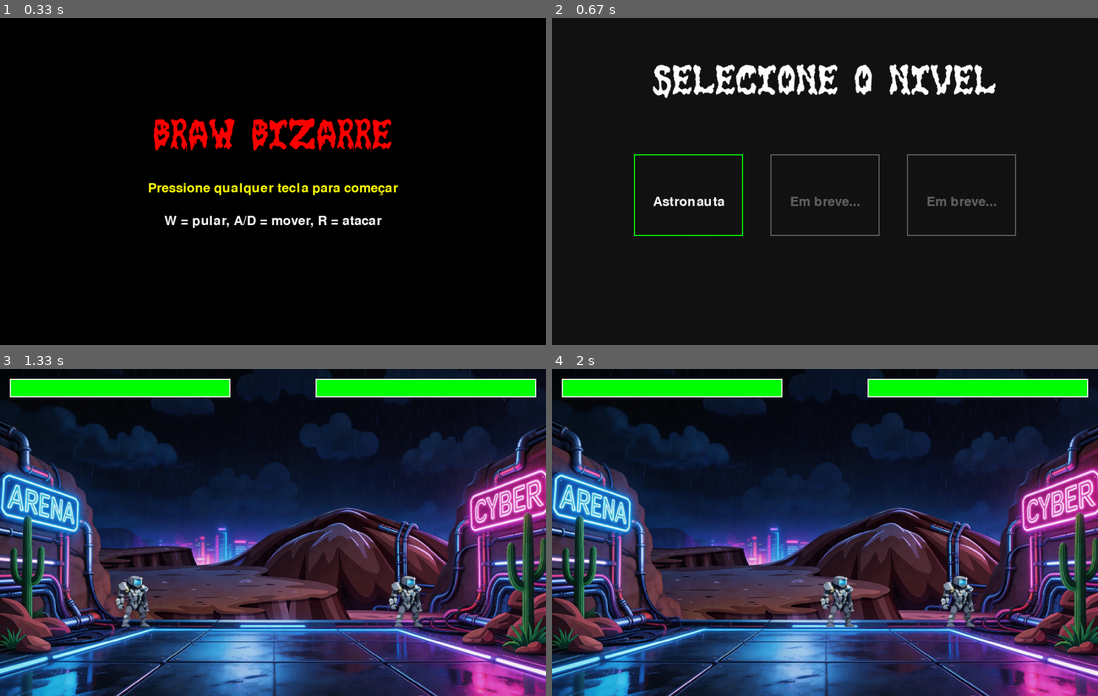
Above: before the commit, frames 1-4 (two rows, left to right).
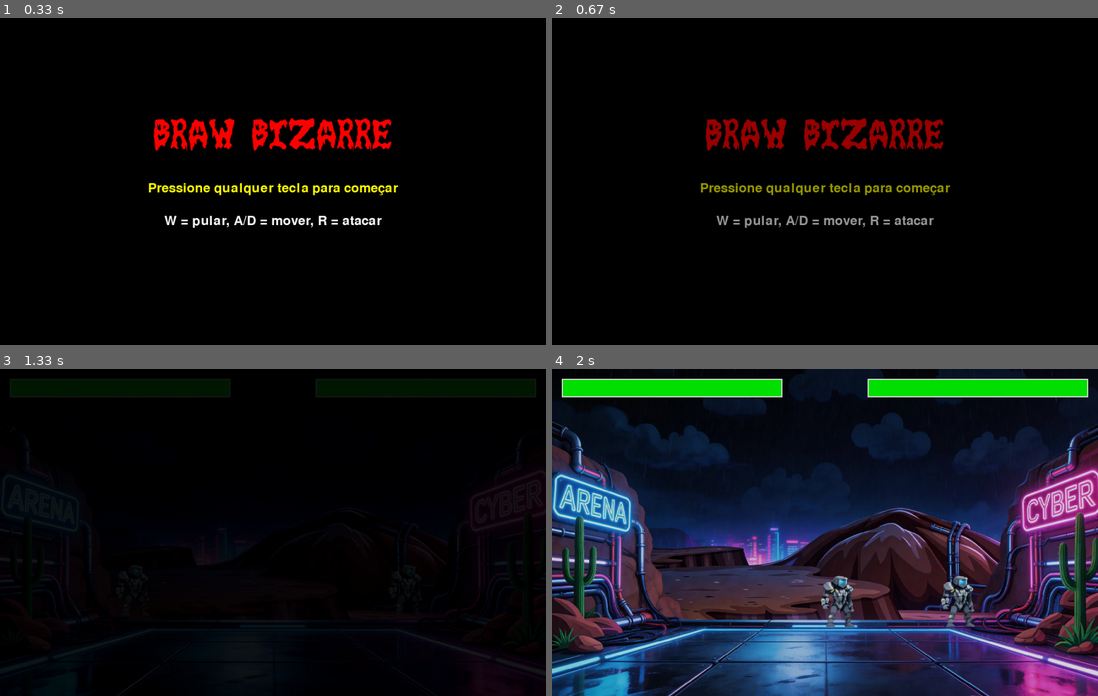
Above: after the commit, the same moments.

Repository: nino-do-git/pygame-dp-ideia-dois
Game: pygame game, started from main.py
Two runs of this game, one before a commit and one after it. Both use one fixed random seed, a clock stepped at 60 frames per second and the inputs below.
Inputs (mouse positions are in pixels of both pictures, inside the frame that each line leads up to):
- Up to frame 1 (0.33 s): no input
- Up to frame 2 (0.67 s): hold D from 0.33 s (still down)
- Up to frame 3 (1.33 s): release D at 0.8 s; click (136, 545) at 1.22 s, where only the run after the commit has a clickable "1"
- Up to frame 4 (2 s): hold D 1.5-1.97 s; move the mouse to (825, 552) at 1.53 s

Frame 1 is identical in both runs. In frame 2, 7.6% of the frame differs, in the area x 15-85%, y 14-67%; in frame 3, 87%, in the area x 0-100%, y 0-100%; in frame 4, 11%.

Commit message:
niveis e formato de funcionamento de menus

Diff:
--- a/main.py
+++ b/main.py
@@ -15,11 +15,12 @@
 YELLOW = (255, 255, 0)
 WHITE = (255, 255, 255)
 GREEN = (0, 255, 0)
-GRAY = (100, 100, 100)
+GRAY = (50, 50, 50)
 
 bg_image = pygame.image.load("assets/images/Background_deserto.jpg").convert_alpha()
 menu_font = pygame.font.Font("assets/fonts/gorefont.ttf", 64)
 menu_subfont = pygame.font.SysFont(None, 36)
+level_font = pygame.font.Font("assets/fonts/gorefont.ttf", 100)
 
 game_started = False
 level_selection = False
@@ -27,6 +28,13 @@
 level1_rect = pygame.Rect(150, 250, 200, 150)
 level2_rect = pygame.Rect(400, 250, 200, 150)
 level3_rect = pygame.Rect(650, 250, 200, 150)
+
+fade_surface = pygame.Surface((SCREEN_WIDTH, SCREEN_HEIGHT))
+fade_surface.fill((0, 0, 0))
+fade_alpha = 0
+fade_speed = 5
+is_fading = False
+next_state = None
 
 def draw_bg():
     scaled_bg = pygame.transform.scale(bg_image, (SCREEN_WIDTH, SCREEN_HEIGHT))
@@ -43,27 +51,23 @@
     title = menu_font.render("Braw Bizarre", True, RED)
     prompt = menu_subfont.render("Pressione qualquer tecla para começar", True, YELLOW)
     instructions = menu_subfont.render("W = pular, A/D = mover, R = atacar", True, WHITE)
-
     screen.blit(title, ((SCREEN_WIDTH - title.get_width()) // 2, 180))
     screen.blit(prompt, ((SCREEN_WIDTH - prompt.get_width()) // 2, 300))
     screen.blit(instructions, ((SCREEN_WIDTH - instructions.get_width()) // 2, 360))
 
 def draw_level_select():
     screen.fill((20, 20, 20))
-    title = menu_font.render("Selecione o Nivel", True, WHITE)
+    title = menu_font.render("SELECIONE O NIVEL", True, WHITE)
     screen.blit(title, ((SCREEN_WIDTH - title.get_width()) // 2, 80))
-
     pygame.draw.rect(screen, GREEN, level1_rect, 2)
-    txt1 = menu_subfont.render("Astronauta", True, WHITE)
-    screen.blit(txt1, (level1_rect.centerx - txt1.get_width()//2, level1_rect.centery))
-
+    txt1 = level_font.render("1", True, WHITE)
+    screen.blit(txt1, (level1_rect.centerx - txt1.get_width()//2, level1_rect.centery - txt1.get_height()//2))
     pygame.draw.rect(screen, GRAY, level2_rect, 2)
-    txt2 = menu_subfont.render("Em breve...", True, GRAY)
-    screen.blit(txt2, (level2_rect.centerx - txt2.get_width()//2, level2_rect.centery))
-
+    txt2 = level_font.render("2", True, GRAY)
+    screen.blit(txt2, (level2_rect.centerx - txt2.get_width()//2, level2_rect.centery - txt2.get_height()//2))
     pygame.draw.rect(screen, GRAY, level3_rect, 2)
-    txt3 = menu_subfont.render("Em breve...", True, GRAY)
-    screen.blit(txt3, (level3_rect.centerx - txt3.get_width()//2, level3_rect.centery))
+    txt3 = level_font.render("3", True, GRAY)
+    screen.blit(txt3, (level3_rect.centerx - txt3.get_width()//2, level3_rect.centery - txt3.get_height()//2))
 
 fighter_1 = Fighter(200, 310, is_ai=False)
 fighter_2 = Fighter(700, 310, is_ai=True)
@@ -76,20 +80,23 @@
         if event.type == pygame.QUIT:
             run = False
 
-        if not game_started and not level_selection:
-            if event.type == pygame.KEYDOWN or event.type == pygame.MOUSEBUTTONDOWN:
-                level_selection = True
+        if not is_fading:
+            if not game_started and not level_selection:
+                if event.type == pygame.KEYDOWN or event.type == pygame.MOUSEBUTTONDOWN:
+                    is_fading = True
+                    next_state = "LEVEL_SELECT"
 
-        elif level_selection and not game_started:
-            if event.type == pygame.MOUSEBUTTONDOWN:
-                mouse_pos = pygame.mouse.get_pos()
-                if level1_rect.collidepoint(mouse_pos):
-                    level_selection = False
-                    game_started = True
+            elif level_selection and not game_started:
+                if event.type == pygame.MOUSEBUTTONDOWN:
+                    mouse_pos = pygame.mouse.get_pos()
+                    if level1_rect.collidepoint(mouse_pos):
+                        is_fading = True
+                        next_state = "GAMEPLAY"
 
-            if event.type == pygame.KEYDOWN:
-                if event.key == pygame.K_ESCAPE:
-                    level_selection = False
+                if event.type == pygame.KEYDOWN:
+                    if event.key == pygame.K_ESCAPE:
+                        is_fading = True
+                        next_state = "START_SCREEN"
 
     if not game_started:
         if level_selection:
@@ -100,19 +107,36 @@
         draw_bg()
         draw_health_bar(fighter_1.health, 20, 20)
         draw_health_bar(fighter_2.health, 580, 20)
-
         fighter_1.move(SCREEN_WIDTH, SCREEN_HEIGHT, screen, fighter_2)
         fighter_1.update()
         fighter_1.draw(screen)
-
         fighter_2.ai_move(SCREEN_WIDTH, SCREEN_HEIGHT, screen, fighter_1)
         fighter_2.update()
         fighter_2.draw(screen)
 
-        key = pygame.key.get_pressed()
-        if key[pygame.K_ESCAPE]:
-            game_started = False
-            level_selection = True
+    if is_fading:
+        fade_alpha += fade_speed
+        if fade_alpha >= 255:
+            fade_alpha = 255
+            is_fading = False
+
+            if next_state == "LEVEL_SELECT":
+                level_selection = True
+                game_started = False
+            elif next_state == "GAMEPLAY":
+                level_selection = False
+                game_started = True
+            elif next_state == "START_SCREEN":
+                level_selection = False
+                game_started = False
+
+    elif fade_alpha > 0:
+        fade_alpha -= fade_speed
+        if fade_alpha < 0: fade_alpha = 0
+
+    if fade_alpha > 0:
+        fade_surface.set_alpha(fade_alpha)
+        screen.blit(fade_surface, (0, 0))
 
     pygame.display.update()
 
